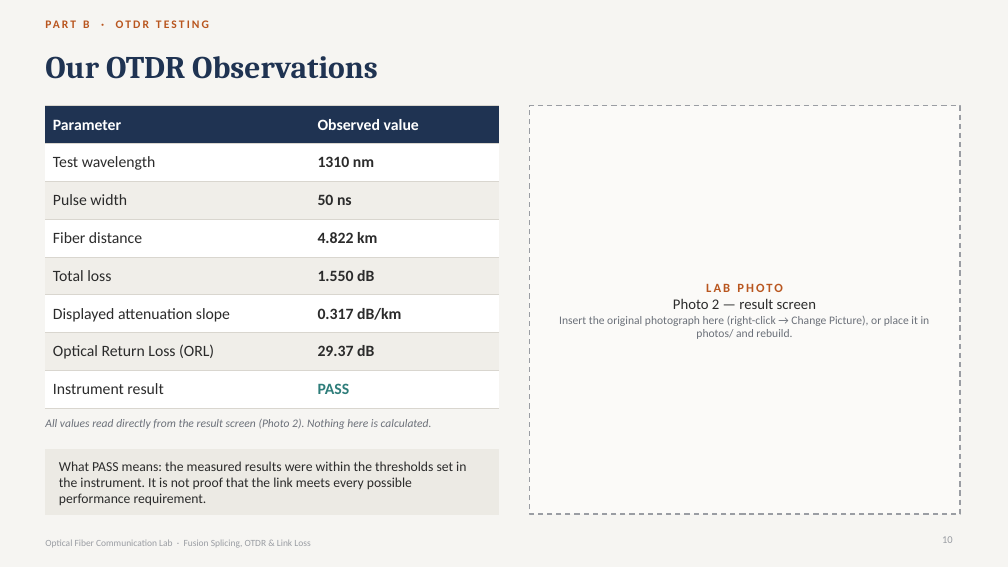
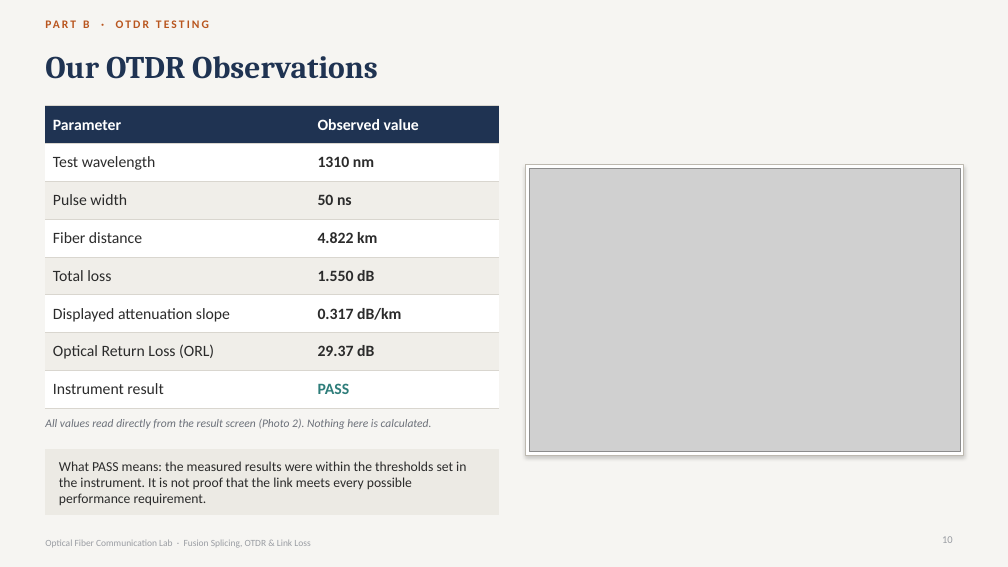
Before and after one commit to sriyansv/gemsontop, a slide deck: slide 10 of Fiber_Optic_Lab_Output/Fiber_Optic_Splicing_OTDR_Link_Loss.pptx. Drawn at 1008x567 pixels with LibreOffice and Linux fonts; fonts in the diff are those of the drawing; grey boxes stand for pictures. Boxes give left, top, right and bottom in pixels: in the first picture for what was removed or moved away, otherwise in the second. Text is boxed around its words. In the diff, an @@ line names an element or a change of style, - is before the commit and + after.

```diff
--- a/Fiber_Optic_Lab_Output/Fiber_Optic_Splicing_OTDR_Link_Loss.pptx
+++ b/Fiber_Optic_Lab_Output/Fiber_Optic_Splicing_OTDR_Link_Loss.pptx
@@ rectangle: place and size @@
-rectangle at box(529, 106, 960, 514)
+rectangle at box(526, 165, 964, 456)
@@ rectangle at box(526, 165, 964, 456): fill #FBFAF8 to #FFFFFF; outline #9A9DA3 1.25 pt dashed to #BDB9B0 0.75 pt; shadow on @@
@@ picture added at box(529, 169, 960, 452) @@
@@ text removed at box(559, 283, 930, 339) @@
-LAB PHOTO
-Photo 2 — result screen
-Insert the original photograph here (right-click → Change Picture), or place it in photos/ and rebuild.
```
Also in this commit, not shown: 2 other slides changed, 10 other files.
